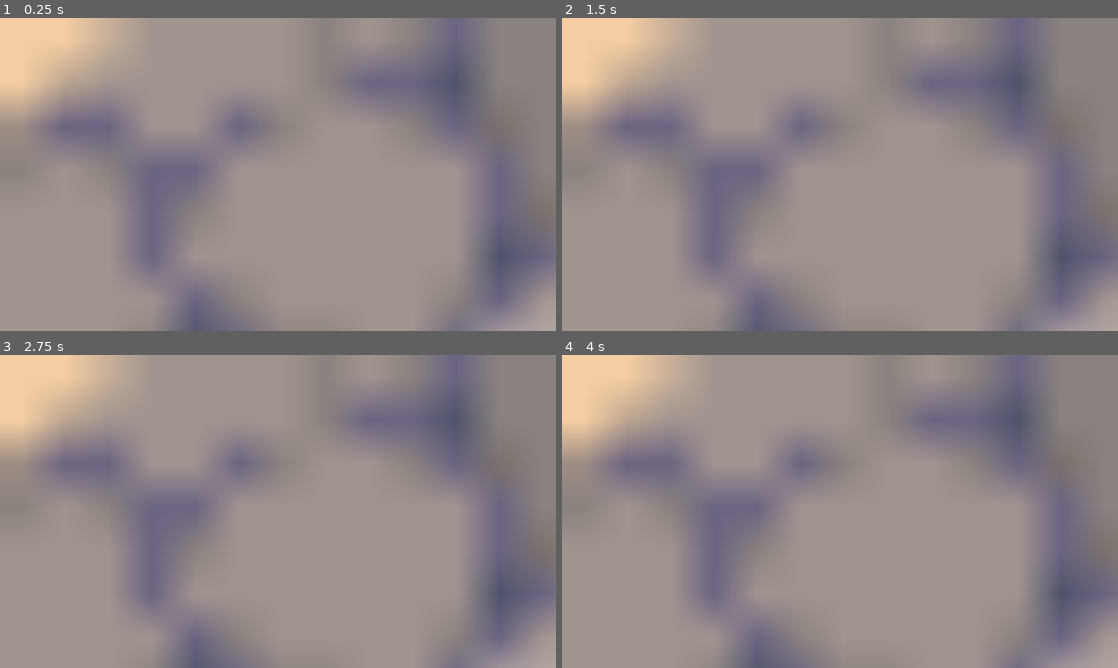
Above: before the commit, frames 1-4 (two rows, left to right).
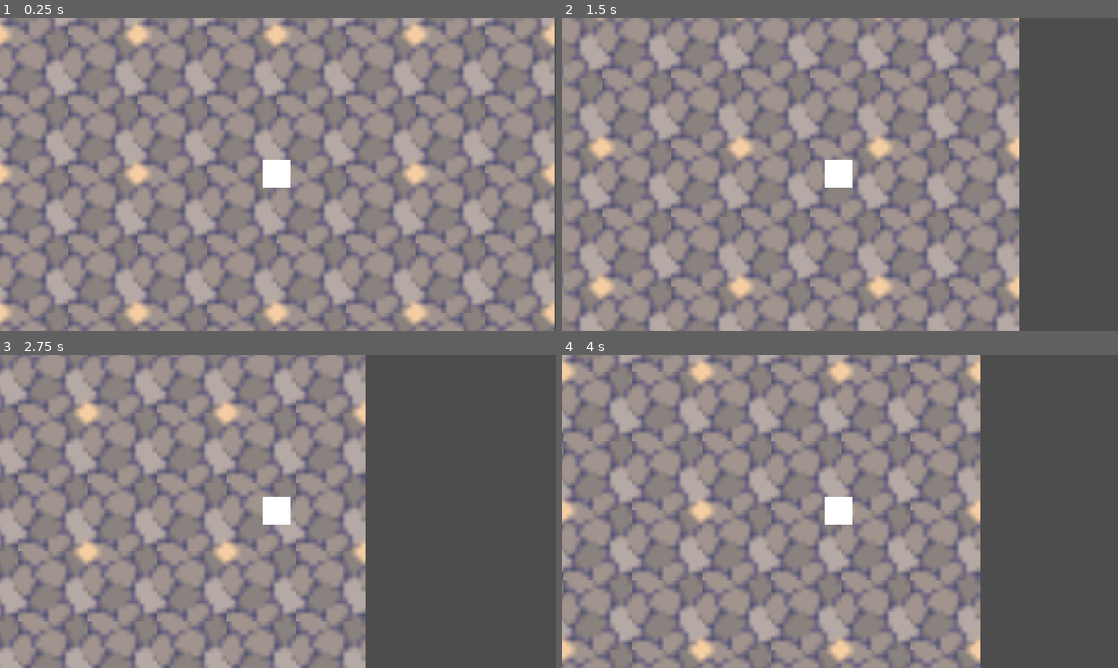
Above: after the commit, the same moments.

Repository: BenTheOOF/Alberta-Game-Jam-2026
Game: Godot game, scene res://ground.tscn
The game is run twice, just before and just after one commit, with the same random seed, the same clock (stepped at 60 frames per second) and the same inputs. The project has no main scene, so this scene is started directly.
Inputs:
- Up to frame 1 (0.25 s): no input
- Up to frame 2 (1.5 s): tap Enter at 0.5 s; hold Right (ui_right) 0.53-1.28 s; hold Down (ui_down) from 1.28 s (still down)
- Up to frame 3 (2.75 s): release Down (ui_down) at 2.03 s; hold Right (ui_right) from 2.03 s (still down)
- Up to frame 4 (4 s): release Right (ui_right) at 2.78 s; hold Up (ui_up) 2.78-3.53 s; hold Left (ui_left) from 3.53 s (still down)

The runs differ from the first frame. In frame 1, 44% of the frame differs, in the area x 0-100%, y 0-100%; in frame 2, 53%; in frame 3, 62%; in frame 4, 57%.

Commit message:
Movement

Diff:
--- /dev/null
+++ b/character_body_2d.gd
@@ -0,0 +1,24 @@
+extends CharacterBody2D
+
+
+const SPEED = 3000.0
+
+
+func _physics_process(delta: float) -> void:
+
+
+	# Up/Down.
+	var direction_y := Input.get_axis("ui_up", "ui_down")
+	if direction_y:
+		velocity.y = direction_y * SPEED
+	else:
+		velocity.y = move_toward(velocity.y, 0, SPEED)
+
+	# Get the input direction and handle the movement/deceleration.
+	var direction := Input.get_axis("ui_left", "ui_right")
+	if direction:
+		velocity.x = direction * SPEED
+	else:
+		velocity.x = move_toward(velocity.x, 0, SPEED)
+
+	move_and_slide()
--- a/ground.tscn
+++ b/ground.tscn
@@ -1,6 +1,7 @@
 [gd_scene format=4 uid="uid://b0n25nbk33gay"]
 
 [ext_resource type="Texture2D" uid="uid://mobtxhybql5a" path="res://Tilesets/SuperRetroWorld_Farming_Tileset.png" id="1_yh8r4"]
+[ext_resource type="Script" uid="uid://dxkuo1ugquese" path="res://character_body_2d.gd" id="2_t7tip"]
 
 [sub_resource type="TileSetAtlasSource" id="TileSetAtlasSource_t7tip"]
 texture = ExtResource("1_yh8r4")
@@ -3294,9 +3295,28 @@
 [sub_resource type="TileSet" id="TileSet_6kjmv"]
 sources/0 = SubResource("TileSetAtlasSource_t7tip")
 
+[sub_resource type="RectangleShape2D" id="RectangleShape2D_6kjmv"]
+
+[sub_resource type="DrawableTexture2D" id="DrawableTexture2D_6kjmv"]
+
 [node name="Ground" type="Node2D" unique_id=1778656917]
 scale = Vector2(100, 100)
 
 [node name="TileMapLayer" type="TileMapLayer" parent="." unique_id=1429852481]
 tile_map_data = PackedByteArray("AAD+//7/AAAUABsAAAD+////AAAUABwAAAD///7/AAAVABsAAAD/////AAAVABwAAAAAAP7/AAAUABsAAAAAAP …(944 unchanged characters)…
 tile_set = SubResource("TileSet_6kjmv")
+
+[node name="CharacterBody2D" type="CharacterBody2D" parent="." unique_id=1739032793]
+script = ExtResource("2_t7tip")
+
+[node name="CollisionShape2D" type="CollisionShape2D" parent="CharacterBody2D" unique_id=499820754]
+position = Vector2(0.37000275, 0.18999958)
+scale = Vector2(0.1, 0.1)
+shape = SubResource("RectangleShape2D_6kjmv")
+
+[node name="Camera2D" type="Camera2D" parent="CharacterBody2D/CollisionShape2D" unique_id=877722630]
+zoom = Vector2(0.1, 0.1)
+
+[node name="Sprite2D" type="Sprite2D" parent="CharacterBody2D" unique_id=948956952]
+scale = Vector2(0.1, 0.1)
+texture = SubResource("DrawableTexture2D_6kjmv")
Not shown, added: character_body_2d.gd.uid
